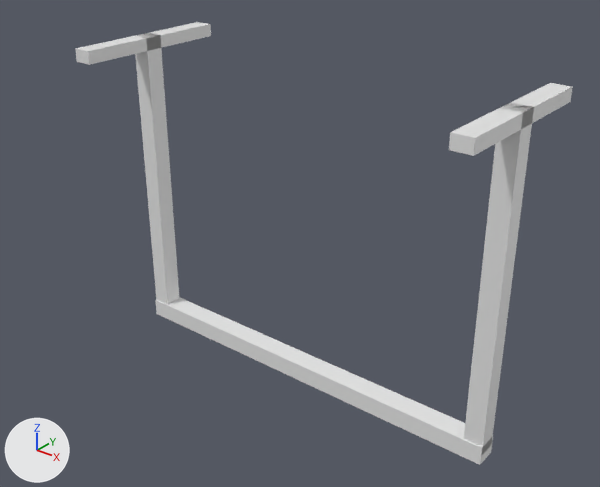
An edit to the OBJ model portdata/USA/Data/raidmesh/m7.obj, drawn before and after from the same camera.
Camera for both pictures: a camera (50 mm lens) standing at (1430.0, -1801.0, 565.0) and looking at (54.0, -82.0, -501.0). The axes (+X, +Y, +Z) are drawn at lower left. The lights are the same throughout. The older version comes first. Where no turn or scale is listed for an object, it has been applied to the vertices. Vertices at exactly the same position are counted once.

The first picture shows 'm7'.
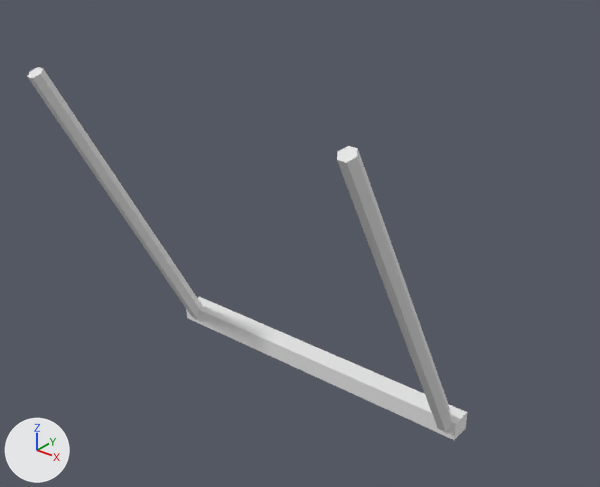
Patch to the scene script:
```diff
--- a/portdata/USA/Data/raidmesh/m7.obj.py
+++ b/portdata/USA/Data/raidmesh/m7.obj.py
@@ me_m7 @@
 # used by ob_m7; location = (0.0, 0.0, 0.0)
-me_m7.from_pydata(...)  # 130 vertices, 240 faces; spans x -670.0..670.0, y -260.0..260.0, z -1030.0..0.0
+me_m7.from_pydata(...)  # 126 vertices, 240 faces; spans x -560.0..560.0, y -528.0..85.0, z -1042.0..10.0
+# me_m7 part 1: the loose piece of 98 vertices spanning x -670.0..670.0, y -35.0..35.0, z -1030.0..-970.0 is scaled about its middle by (0.836, 1, 1), then moved by (0.0, 50.0, 0.0)
+# me_m7 part 2: a new loose piece of 14 vertices spanning x -546.0..-490.0, y -528.0..71.0, z -1042.0..10.0
+# me_m7 part 3: a new loose piece of 14 vertices spanning x 490.0..546.0, y -528.0..71.0, z -1042.0..10.0
+# me_m7 part 4: the loose piece of 8 vertices spanning x -670.0..-610.0, y -30.0..30.0, z -1000.0..0.0 is deleted
+# me_m7 part 5: the loose piece of 8 vertices spanning x -670.0..-610.0, y -260.0..260.0, z -40.0..0.0 is deleted
+# me_m7 part 6: the loose piece of 8 vertices spanning x 610.0..670.0, y -30.0..30.0, z -1000.0..0.0 is deleted
+# me_m7 part 7: the loose piece of 8 vertices spanning x 610.0..670.0, y -260.0..260.0, z -40.0..0.0 is deleted
```

Pixel boxes [x1, y1, x2, y2] of what changed, in the pictures (600 x 487 px; the box of a moved part takes in the faces that stretch with it):
'm7', reshaped (12% narrower, 16% shorter)
    before: [75, 22, 573, 465]
    after: [28, 67, 467, 440]
part 1 of me_m7, moved or reshaped
    before: [155, 297, 493, 465]
    after: [186, 297, 467, 440]
part 2 of me_m7, added
    after: [28, 67, 203, 320]
part 3 of me_m7, added
    after: [337, 146, 452, 432]
part 4 of me_m7, deleted
    before: [135, 33, 179, 304]
part 5 of me_m7, deleted
    before: [75, 22, 211, 65]
part 6 of me_m7, deleted
    before: [464, 103, 533, 454]
part 7 of me_m7, deleted
    before: [449, 83, 573, 156]
